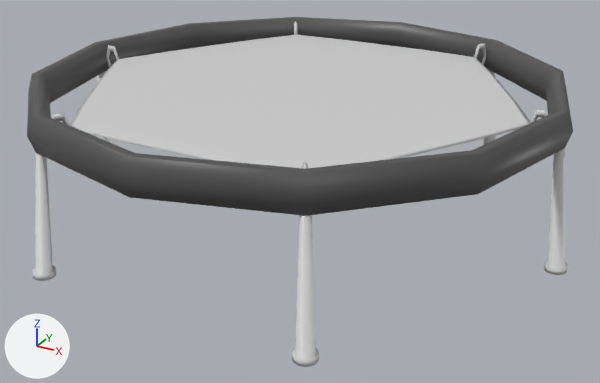
The COLLADA model godot/assets/Models/Platers/Bumper/Bumper.dae: old version first, new version second.
Camera for both pictures: a 50 mm lens placed at (1.84, -3.33, 1.16), pointed at (0.05, -0.08, -0.47). Every picture has the same lights, and +X, +Y and +Z are marked at lower left. Where no turn or scale is listed for an object, it has been applied to the vertices.

Objects in the first picture: 'Feet', 'Rings', 'Trampoline', 'Trampoline ring'.
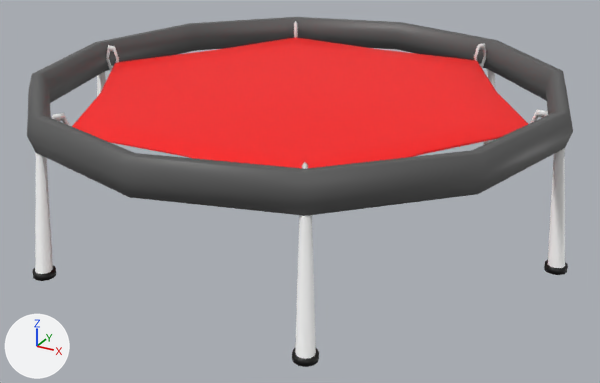
The newer file is also rescaled (x4.0), turned or shifted as a whole; pictures and numbers use the older file's frame.

Boxes (x1, y1, x2, y2) around the edits, measured in the pictures (600 x 383 px):
'Trampoline', deleted: before (70, 35, 530, 168)
'Circle', added (red): after (72, 37, 528, 168)
'Feet', recoloured (grey to white): (33, 69, 568, 367) in both

Patch to the scene script:
```diff
--- a/godot/assets/Models/Platers/Bumper/Bumper.dae.py
+++ b/godot/assets/Models/Platers/Bumper/Bumper.dae.py
@@ mat_suckerfeet @@
 mat_suckerfeet = principled_material('SuckerFeet')
-mat_suckerfeet.base_color = (0.64, 0.64, 0.64)  # light grey #d1d1d1
+mat_suckerfeet.base_color = (0.0, 0.0, 0.0)  # black #000000
 mat_suckerfeet.roughness = 0.44
@@ mat_trampoline @@
 mat_trampoline = principled_material('Trampoline')
-mat_trampoline.base_color = (0.64, 0.64, 0.64)  # light grey #d1d1d1
+mat_trampoline.base_color = (1.0, 0.0, 0.0)  # red #ff0000
 mat_trampoline.roughness = 0.44
@@ me_circle @@
+me_circle.from_pydata(...)  # 110 vertices, 216 faces; spans x -1.12..1.12, y -0.97..0.97, z -0.02..0.02
+me_circle.materials.append(mat_trampoline)  # red #ff0000
@@ ob_trampoline @@
-ob_trampoline = bpy.data.objects.new('Trampoline', me_cylinder_007)
-ob_trampoline.location = (0.0, 0.001, 0.021)
@@ ob_circle @@
+ob_circle = bpy.data.objects.new('Circle', me_circle)
+ob_circle.location = (0.0, 0.0, 0.0)
```
